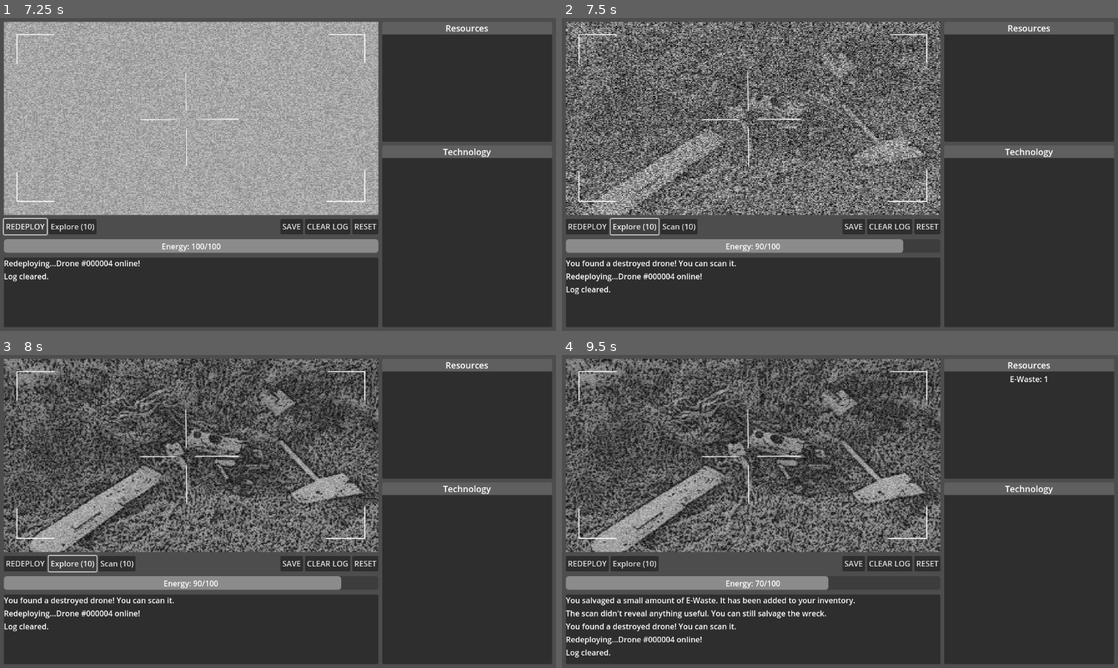
Above: before the commit, frames 1-4 (two rows, left to right).
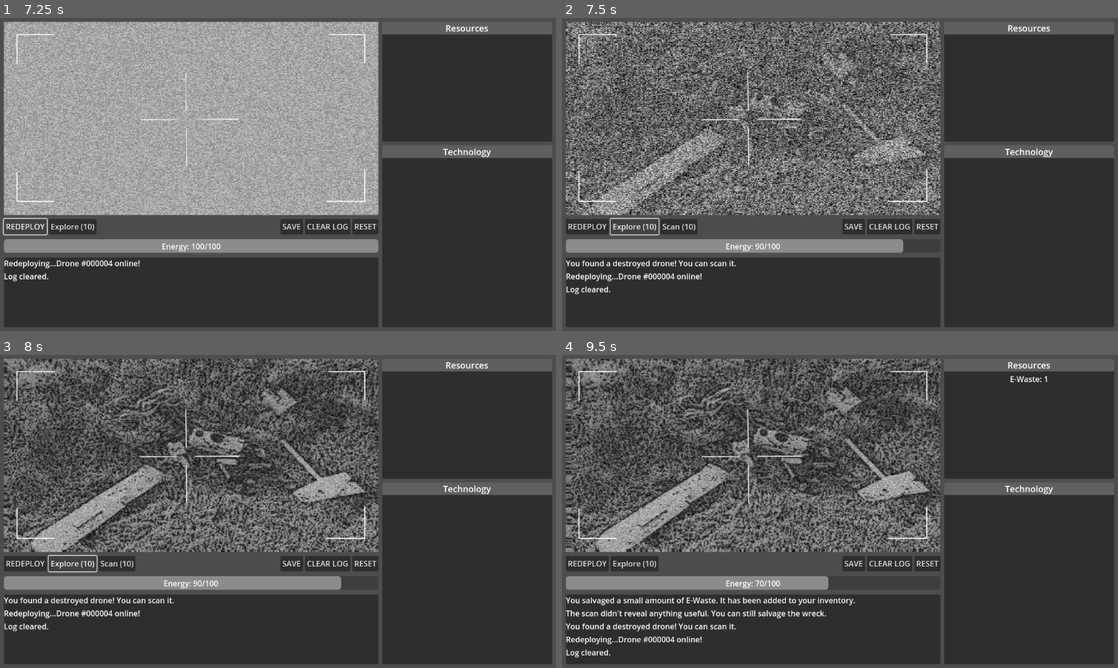
Above: after the commit, the same moments.

Repository: Triysle/drone
Game: Godot game, scene res://scenes/main.tscn
The game is run twice, just before and just after one commit, with the same random seed, the same clock (stepped at 60 frames per second) and the same inputs.
Inputs:
- Up to frame 1 (7.25 s): click "CLEAR LOG" at 0.5 s; click "DEPLOY DRONE" at 1.25 s; click "REDEPLOY" at 2 s; click "CLEAR LOG" at 2.75 s; click "REDEPLOY" at 3.5 s; click "CLEAR LOG" at 4.25 s; click "REDEPLOY" at 5 s
- Up to frame 2 (7.5 s): click "Explore (10)" at 7.25 s
- Up to frame 3 (8 s): no input
- Up to frame 4 (9.5 s): click "Scan (10)" at 8 s; click "Salvage (10)" at 8.75 s

Frame 1 is identical in both runs. In frame 2, 0.7% of the frame differs, in the area x 0-68%, y 1-63%; in frame 3, 18%; in frame 4, 20%, in the area x 0-69%, y 1-64%.

Commit message:
0.1.6
added slight panning effect to simulate drone stabilization

Diff:
--- a/scripts/managers/location_manager.gd
+++ b/scripts/managers/location_manager.gd
@@ -6,6 +6,14 @@
 var available_actions: Array = ["redeploy", "explore"]
 var static_material: ShaderMaterial
 var static_strength_tween: Tween
+
+# Panning effect variables
+var panning_active: bool = false
+var panning_offset: Vector2 = Vector2.ZERO
+var panning_target: Vector2 = Vector2.ZERO
+var panning_speed: float = 0.5  # How quickly it moves to target
+var panning_range: float = 0.02  # Maximum % of screen to pan
+var panning_timer: Timer
 
 # Images for the camera
 var location_images = {
@@ -35,15 +43,57 @@
 	static_material.set_shader_parameter("noise_speed", 3.0)
 	static_material.set_shader_parameter("pixel_density", 300)
 	static_material.set_shader_parameter("original_strength", 0.8)
+	static_material.set_shader_parameter("offset", Vector2.ZERO)
 
 	# Make sure we start with the static screen
 	current_location = location_images["static"]
+
+	# Set up panning timer
+	panning_timer = Timer.new()
+	panning_timer.wait_time = 2.0  # Change target every 2 seconds
+	panning_timer.one_shot = false
+	panning_timer.connect("timeout", Callable(self, "_on_panning_timer_timeout"))
+	add_child(panning_timer)
 
 	# We'll need a reference to the UI controller to access the image
 	await get_tree().process_frame
 	var ui_controller = get_parent().get_node("UIController")
 	if ui_controller and ui_controller.location_image:
 		ui_controller.location_image.material = static_material
+
+func _physics_process(delta: float) -> void:
+	if panning_active:
+		# Interpolate smoothly toward the target
+		panning_offset = panning_offset.lerp(panning_target, panning_speed * delta)
+
+		# Apply the offset to the shader
+		if static_material:
+			static_material.set_shader_parameter("offset", panning_offset)
+
+func _on_panning_timer_timeout() -> void:
+	if panning_active:
+		# Generate new random target within range
+		panning_target = Vector2(
+			randf_range(-panning_range, panning_range),
+			randf_range(-panning_range, panning_range)
+		)
+
+func start_panning() -> void:
+	panning_active = true
+	panning_offset = Vector2.ZERO
+	panning_target = Vector2(
+		randf_range(-panning_range, panning_range),
+		randf_range(-panning_range, panning_range)
+	)
+	panning_timer.start()
+
+func stop_panning() -> void:
+	panning_active = false
+	panning_timer.stop()
+	# Reset offset
+	panning_offset = Vector2.ZERO
+	if static_material:
+		static_material.set_shader_parameter("offset", Vector2.ZERO)
 
 func animate_static(start_strength: float = 0.8, end_strength: float = 0.1, duration: float = 1.0) -> void:
 	# Kill any existing tween
@@ -69,6 +119,9 @@
 	current_location = location_images["static"]
 	available_actions = ["redeploy", "explore"]
 
+	# Stop panning for static screen
+	stop_panning()
+
 # Pick a random image from a category
 func get_random_location_image(category: String) -> String:
 	if category in location_images and location_images[category] is Array:
@@ -101,6 +154,7 @@
 			"location_type": "nothing"
 		}
 		current_location = get_random_location_image("nothing")
+		start_panning()  # Start panning effect
 	elif outcome == 1:
 		result = {
 			"message": "You found an abandoned building! You can search it.",
@@ -108,6 +162,7 @@
 		}
 		current_location = get_random_location_image("building")
 		add_available_action("search")
+		start_panning()  # Start panning effect
 	elif outcome == 2:
 		result = {
 			"message": "You found a destroyed drone! You can scan it.",
@@ -115,6 +170,7 @@
 		}
 		current_location = get_random_location_image("wreckage")
 		add_available_action("scan")
+		start_panning()  # Start panning effect
 
 	return result
 
@@ -209,3 +265,9 @@
 func load_from_save_data(data: Dictionary) -> void:
 	current_location = data.get("current_location", location_images.static)
 	available_actions = data.get("available_actions", ["redeploy", "explore"])
+
+	# Start panning if we're loading a real location (not static)
+	if current_location != location_images["static"]:
+		start_panning()
+	else:
+		stop_panning()
--- a/shaders/static_effect.gdshader
+++ b/shaders/static_effect.gdshader
@@ -8,6 +8,8 @@
 uniform float pixel_density : hint_range(10.0, 200.0) = 80.0;
 // Original texture opacity
 uniform float original_strength : hint_range(0.0, 1.0) = 0.3;
+// Offset for panning effect
+uniform vec2 offset = vec2(0.0, 0.0);
 
 // Random function - returns a random value based on coordinates
 float random(vec2 uv) {
@@ -15,8 +17,11 @@
 }
 
 void fragment() {
+    // Offset the UV coordinates for panning
+    vec2 panned_uv = UV + offset;
+
     // Get the original texture color (or use black if none)
-    vec4 original_color = texture(TEXTURE, UV);
+    vec4 original_color = texture(TEXTURE, panned_uv);
 
     // Create pixelated coordinates
     vec2 pixelated_uv = floor(UV * pixel_density) / pixel_density;
